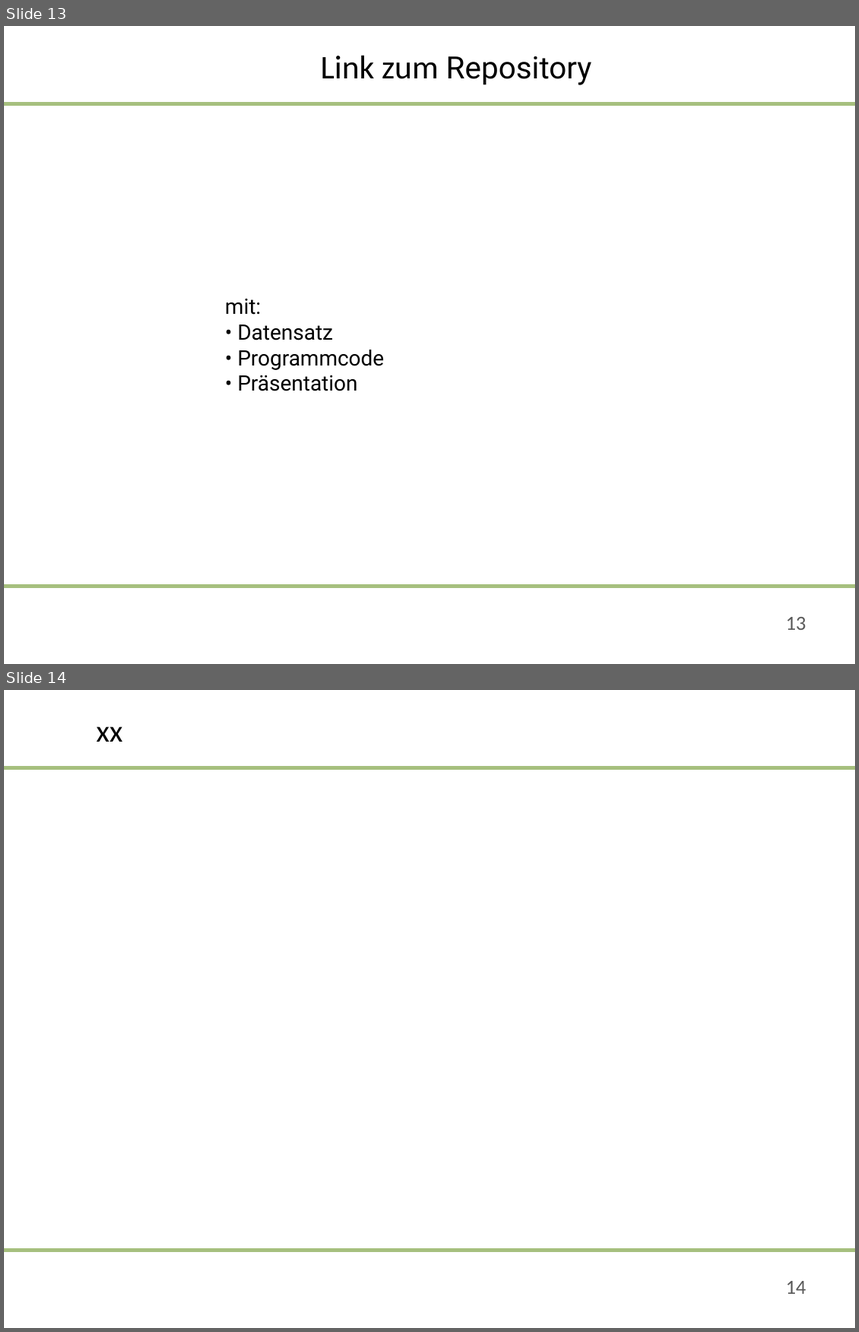
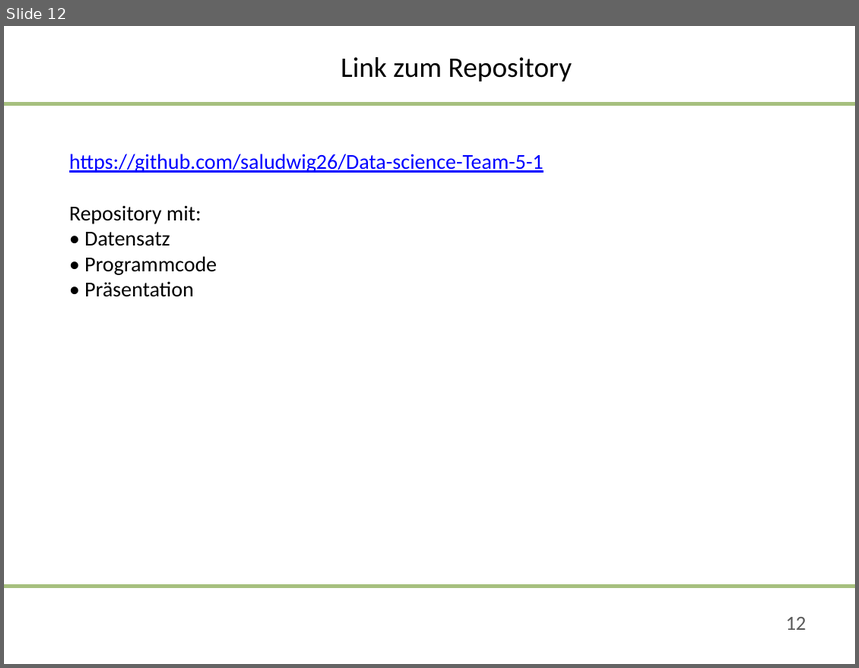
Before and after one commit to saludwig26/Data-science-Team-5-1, a slide deck: 09-06-2020-Präsentation_Team 5.pptx. Shown one above the other, each under a label of ours: slides 13 and 14 before the commit, slide 12 after it. The pictures are 859x1332 and 859x668 pixels, drawn with LibreOffice and Linux fonts; fonts in the diff are those of the drawing; background and template pictures are left out. Boxes give left, top, right and bottom in pixels: in the first picture for what was removed or moved away, otherwise in the second. Text is boxed around its words. In the diff, an @@ line names an element or a change of style, - is before the commit and + after.

```diff
--- a/09-06-2020-Präsentation_Team 5.pptx
+++ b/09-06-2020-Präsentation_Team 5.pptx
@@ slide 14 removed at (4,690,855,1328), background #FFFFFF; not listed: 2 template elements that a slide beside it also shows @@
@@ title removed at (96,726,123,742) @@
-xx
@@ rectangle removed at (14,1257,222,1317) @@
@@ page number removed at (786,1281,807,1294) @@
-14
@@ what was slide 13 is now slide 12 @@
@@ slide 12 changed as well @@
@@ title "Link zum Repository" at (341,57,572,81): size 28 to 24 pt in "Link zum"; size 26 to 24 pt, font Roboto to Calibri in "Repository" @@
@@ text at (69,154,544,297): text changed; font Roboto to Calibri; text colour #000000 to #0000FF @@
-mit:
-• Datensatz
-• Programmcode
-• Präsentation
+https://github.com/saludwig26/Data-science-Team-5-1
+Repository mit:
+• Datensatz
+• Programmcode
+• Präsentation
@@ page number at (786,617,807,630): text changed @@
-13
+12
```
Also in this commit, not shown: 7 other slides changed, 4 slides added, 7 other slides removed.
